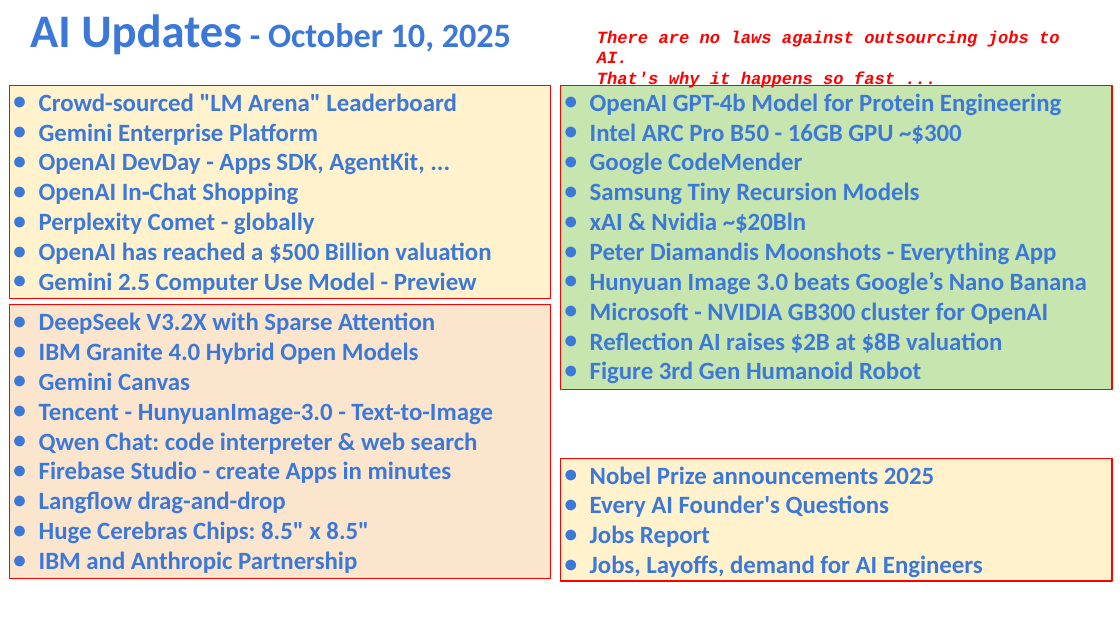
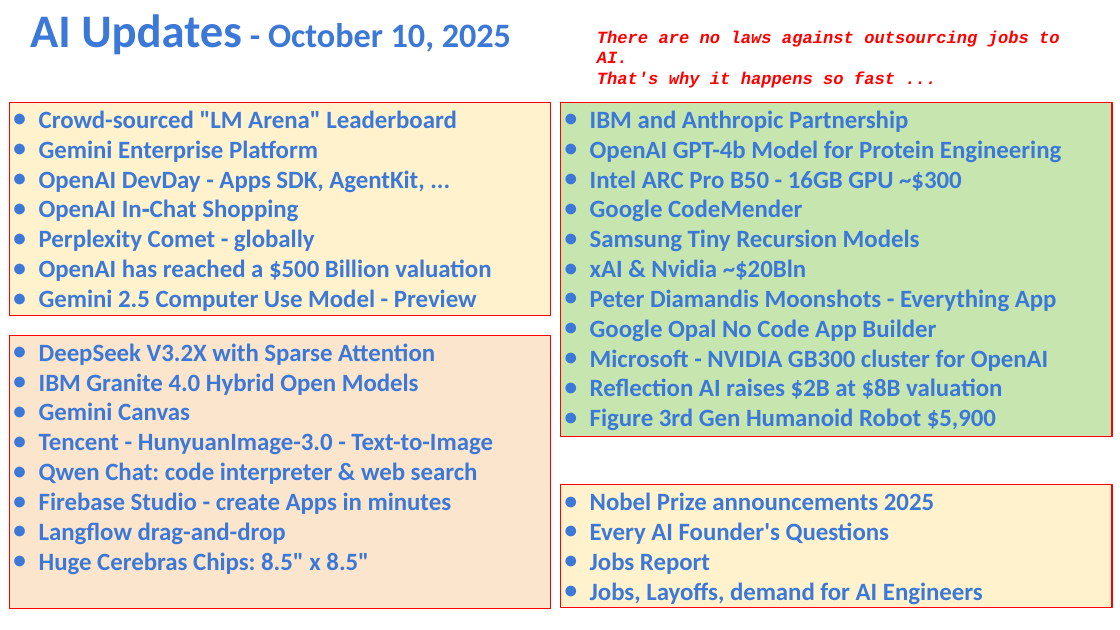
Before and after one commit to lselector/seminar, a slide deck: slide 1 of 2025/2025-10-10-AI-Updates.pptx. Drawn at 1120x630 pixels with LibreOffice and Linux fonts; fonts in the diff are those of the drawing. Boxes give left, top, right and bottom in pixels: in the first picture for what was removed or moved away, otherwise in the second. Text is boxed around its words. In the diff, an @@ line names an element or a change of style, - is before the commit and + after.

```diff
--- a/2025/2025-10-10-AI-Updates.pptx
+++ b/2025/2025-10-10-AI-Updates.pptx
@@ rectangle "Crowd-sourced "LM Arena" Leaderboard": place and size @@
-rectangle "Crowd-sourced "LM Arena" Leaderboard" at box(10, 85, 551, 299)
+rectangle "Crowd-sourced "LM Arena" Leaderboard" at box(10, 102, 551, 316)
@@ rectangle "IBM and Anthropic Partnership": place and size @@
-rectangle "IBM and Anthropic Partnership" at box(561, 85, 1112, 389)
+rectangle "IBM and Anthropic Partnership" at box(561, 102, 1112, 436)
@@ text in rectangle at box(590, 110, 908, 132): paragraph added @@
+● IBM and Anthropic Partnership
@@ text in rectangle at box(590, 319, 936, 341): text changed @@
-● Hunyuan Image 3.0 beats Google’s Nano Banana
+● Google Opal No Code App Builder
@@ rectangle "DeepSeek V3.2X with Sparse Attention": place and size @@
-rectangle "DeepSeek V3.2X with Sparse Attention" at box(10, 305, 551, 578)
+rectangle "DeepSeek V3.2X with Sparse Attention" at box(10, 335, 551, 608)
@@ text in rectangle at box(590, 408, 996, 430): text changed @@
-● Figure 3rd Gen Humanoid Robot
+● Figure 3rd Gen Humanoid Robot $5,900
@@ rectangle "Nobel Prize announcements 2025": place and size @@
-rectangle "Nobel Prize announcements 2025" at box(561, 458, 1112, 581)
+rectangle "Nobel Prize announcements 2025" at box(561, 485, 1112, 608)
@@ text in rectangle at box(39, 551, 357, 573): paragraph removed @@
-● IBM and Anthropic Partnership
```
Also in this commit, not shown: 3 other slides changed.
